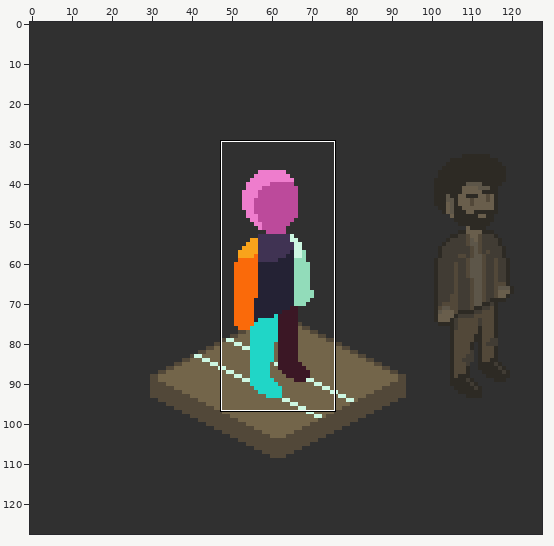
Pixel-art file, stored at Aseprite/suspect/movement-making.aseprite. The first picture is a wide view before the edit; the outline marks the close-up.
Close-up. As it was:
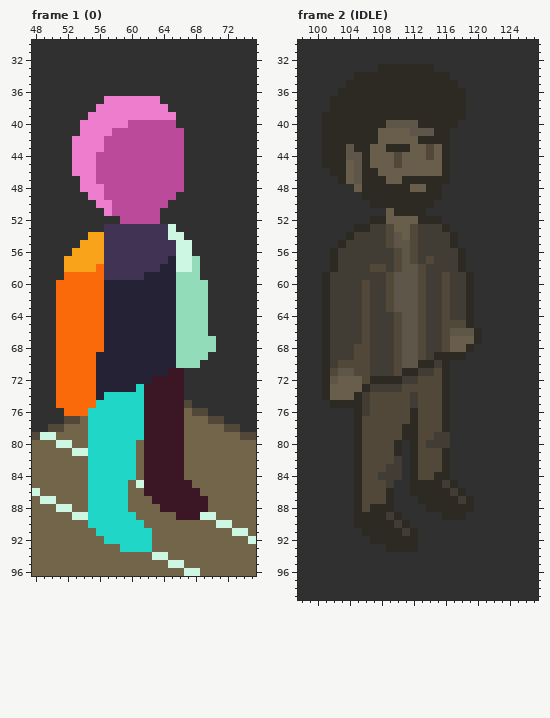
128x128 pixels, 30 frames. Colours within 5 levels of each other are drawn and written as one. Shown: frame 1 (0): x 48..75, y 30..96; frame 2 (IDLE): x 98..127, y 30..99. The commit also changed other frames or places, which this record leaves out.
After:
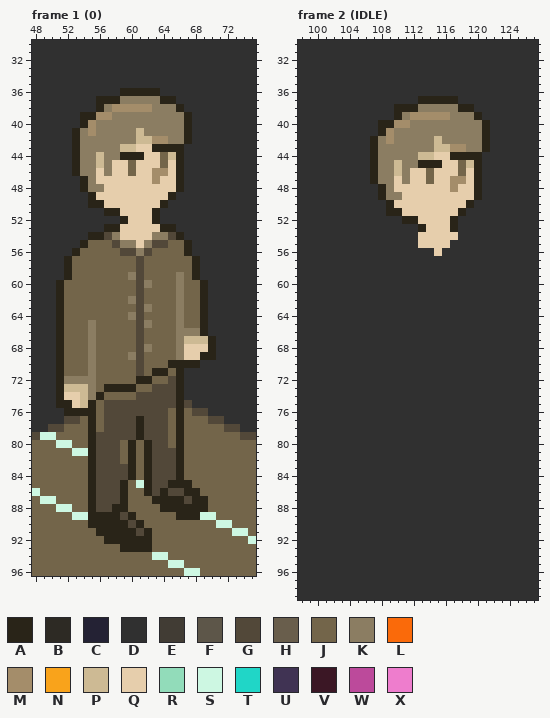
Palette (. is transparent): A #292418  B #2d2a24  C #242234  D #303030  E #413c34  F #5d5649  G #524839  H #695e4c  J #73654a  K #8b7d62  L #fa6a0a  M #a48d6a  N #f9a31b  P #cdba94  Q #e6ceac  R #92dcba  S #cdf7e2  T #20d6c7  U #403353  V #3b1725  W #bc4a9b  X #ee7dcd
The exact change:
layer "Group 1/REFERENCIA" now hidden
layer "PERSONAGENS/VIUVO" added
layer "PARTES /PERNA ESQUERDA" removed
layer "PARTES /PERNA DIREITA" removed
layer "PARTES /TRONCO" removed
layer "PARTES /BRAÇO DIREITO" removed
layer "PARTES /BRAÇO ESQUERDO" removed
layer "PARTES /CABEÇA" removed
Changed rows in their new state; - is an unchanged pixel.
Frame 1 (0), layer "PERSONAGENS/VIUVO":
first column x 51:
36 --------AAAAA-------
37 -----AAAKKKKKAA-----
38 -----AKMMMMMKKKA----
39 ---AAMMKKKKKKKKKA---
40 ---AMKKKKKKKKKKKA---
41 --AKMKKKKKPKKKKKA---
42 --AKKKKKKKPPMMKKA---
43 --AKKKKKPPQQAAAA----
44 --AKKPKKAAAQQJPA----
45 --AKKPKQQJQQQJQA----
46 --AKKQKQQJQQMMQA----
47 ---AKQQQQQQQMQQA----
48 ---AKKQQQQQQQQQA----
49 ----AQQQQQQQQQA-----
50 ----AAQQQQQQQA------
51 ------AAQQQQA-------
52 --------AQQQA-------
53 ------AAQQQQQAA-----
54 ----AAGKQQQQKKGA----
55 ---AJJJGKKQKGGJJA---
56 --AJJJJJGGKGJJJJA---
57 -AJJJJJJJJGJJJJJJA--
58 -AJJJJJJJJGJJJJJJA--
59 -AJJJJJJJKGJJJJKJA--
60 AJJJJJJJJJGKJJJKJJA-
61 AJJJJJJJJJGJJJJKJJA-
62 AJJJJJJJJKGJJJJKJJA-
63 AJJJJJJJJJGKJJJKJJA-
64 AJJJJJJJJKGJJJJKJJA-
65 AJJJKJJJJJGKJJJKJJA-
66 AJJJKJJJJJGJJJJKKKA-
67 AJJJKJJJJJGJJJJKPPPA
68 AJJJKJJJJJGKJJJKQQQA
69 AJJJKJJJJKGJJJJKQQAA
70 AJJJKJJJJJGJJJAAAA--
71 AJJJKJJJJJGJAAJA----
72 AKKKKJJJJJAAJJGA----
73 APPPKJAAAAJJGGGA----
74 AQQPKAJJJJGGGGGA----
75 AAQPAJGGGGGGGGGA----
76 -AAAAJGGGGGGGGJA----
77 ----AJGGGGAGGGJA----
78 ----AJGGGGAGGGJA----
79 ----AGGGGGAGGGJA----
80 ----AGGGJA-AGGJA----
81 ----AGGGJA-AGGGA----
82 ----AGGGJA-AGGGA----
83 ----AGGGGA-AGGGA----
84 ----AGGGGA-AGGGA----
85 ----AGGGA--AGGAAA---
86 ----AGGGA--AGAGGAA--
87 ----AGGGA---AAAAGAA-
88 ----AGGAA----AAAAAA-
89 ----AAAAGA-----AAA--
90 ----AAAAAGA---------
91 -----AAAAAGA--------
92 ------AAAAAA--------
93 --------AAAA--------
Frame 2 (IDLE):
first column x 101:
 33 -------DDDDDDD-------
 34 ----DDDDDDDDDDDD-----
 35 ---DDDDDDDDDDDDDD----
 36 --DDDDDDDDDDDDDDDD---
 37 -DDDDDDDDDDDAAAAAD---
 38 -DDDDDDDDAAAKKKKKAA--
 39 DDDDDDDDDAKMMMMMKKKA-
 40 DDDDDDDAAMMKKKKKKKKKA
 41 DDDDDDDAMKKKKKKKKKKKA
 42 DDDDDDAKMKKKKKPKKKKKA
 43 DDDDDDAKKKKKKKPPMMKKA
 44 DDDDDDAKKKKKPPQQAAAA-
 45 DDDDDDAKKPKKAAAQQJPA-
 46 -DDDDDAKKPKQQJQQQJQA-
 47 --DDDDAKKQKQQJQQMMQA-
 48 ----DDDAKQQQQQQQMQQA-
 49 -----DDAKKQQQQQQQQQA-
 50 ------DDAQQQQQQQQQA--
 51 --------AAQQQQQQQA---
 52 ------DDDDAAQQQQA----
 53 ----DDDDDDDDAQQQA----
 54 ---DDDDDDDDDQQQQQ----
 55 --DDDDDDDDDDQQQQD----
 56 -DDDDDDDDDDDDDQDDD---
 57 -DDDDDDDDDDDDDDDDD---
 58 -DDDDDDDDDDDDDDDDD---
 59 DDDDDDDDDDDDDDDDDDD--
 60 DDDDDDDDDDDDDDDDDDD--
 61 DDDDDDDDDDDDDDDDDDD--
 62 DDDDDDDDDDDDDDDDDDD--
 63 DDDDDDDDDDDDDDDDDDD--
 64 DDDDDDDDDDDDDDDDDDD--
 65 DDDDDDDDDDDDDDDDDDD--
 66 DDDDDDDDDDDDDDDDDDDD-
 67 DDDDDDDDDDDDDDDDDDDD-
 68 DDDDDDDDDDDDDDDDDDD--
 69 DDDDDDDDDDDDDDDDDD---
 70 DDDDDDDDDDDDDDDD-----
 71 DDDDDDDDDDDDDDDD-----
 72 DDDDDDDDDDDDDDDD-----
 73 DDDDDDDDDDDDDDDD-----
 74 DDDDDDDDDDDDDDDD-----
 75 -DDDDDDDDDDDDDDD-----
 76 ----DDDDDDDDDDDD-----
 77 ----DDDDDDDDDDDD-----
 78 ----DDDDDDDDDDDD-----
 79 ----DDDDDDDDDDDD-----
 80 ----DDDDDD-DDDDD-----
 81 ----DDDDDD-DDDDD-----
 82 ----DDDDDD-DDDDD-----
 83 ----DDDDDD-DDDDD-----
 84 ----DDDDDD-DDDDD-----
 85 ----DDDDD--DDDDDD----
 86 ----DDDDD--DDDDDDD---
 87 ----DDDDD---DDDDDDD--
 88 ----DDDDD----DDDDDD--
 89 ----DDDDDD-----DDD---
 90 ----DDDDDDD----------
 91 -----DDDDDDD---------
 92 ------DDDDDD---------
 93 --------DDDD---------
Pixel boxes of the changes (left, top, right, bottom) in both close-ups:
changed: (56, 88, 216, 552)
changed: (322, 64, 490, 552)
